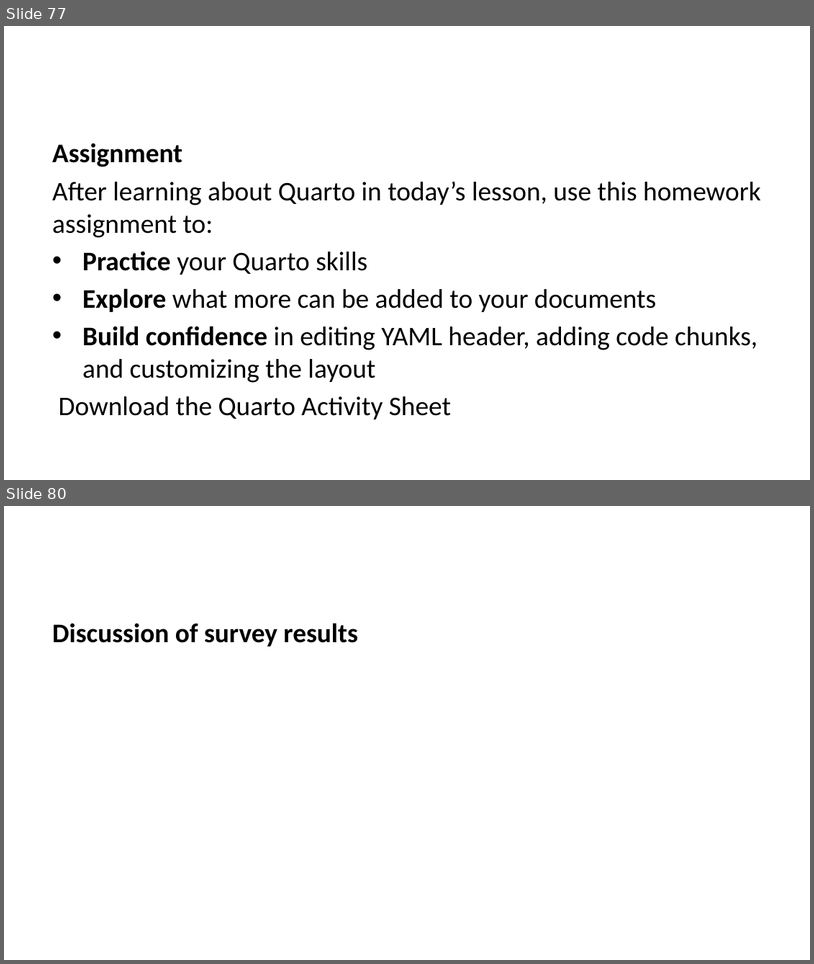
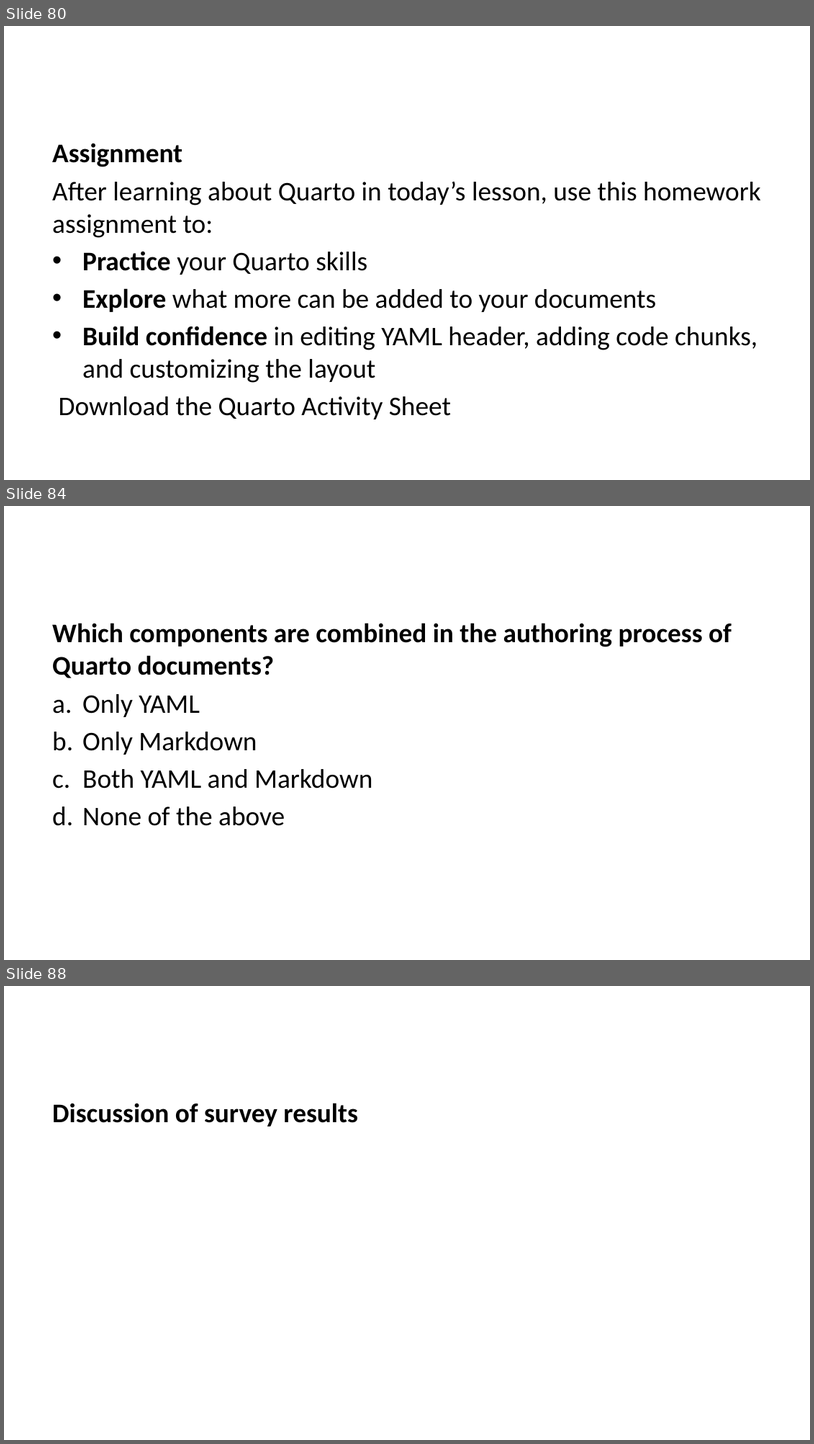
Before and after one commit to lmu-osc/train-the-trainer-student-track-OS, a slide deck: materials/OS-M3/OS-M3-S6-Quarto/OS-M3-S6-Quarto-slides.pptx. Shown one above the other, each under a label of ours: slides 77 and 80 before the commit, slides 80, 84 and 88 after it; the slides between them are not shown. The pictures are 814x964 and 814x1444 pixels, drawn with LibreOffice and Linux fonts; fonts in the diff are those of the drawing. Boxes give left, top, right and bottom in pixels: in the first picture for what was removed or moved away, otherwise in the second. Text is boxed around its words. In the diff, an @@ line names an element or a change of style, - is before the commit and + after.

```diff
--- a/materials/OS-M3/OS-M3-S6-Quarto/OS-M3-S6-Quarto-slides.pptx
+++ b/materials/OS-M3/OS-M3-S6-Quarto/OS-M3-S6-Quarto-slides.pptx
@@ slide 84 added at box(4, 506, 810, 960), background #FFFFFF @@
@@ text added at box(52, 623, 732, 826), 24 pt, text #000000, bold @@
+Which components are combined in the authoring process of Quarto documents?
+a. Only YAML
+b. Only Markdown
+c. Both YAML and Markdown
+d. None of the above
@@ what was slide 77 is now slide 80 @@
@@ what was slide 80 is now slide 88 @@
```
Also in this commit, not shown: 5 slides changed, 11 other slides added, 5 slides removed, 30 other files.
